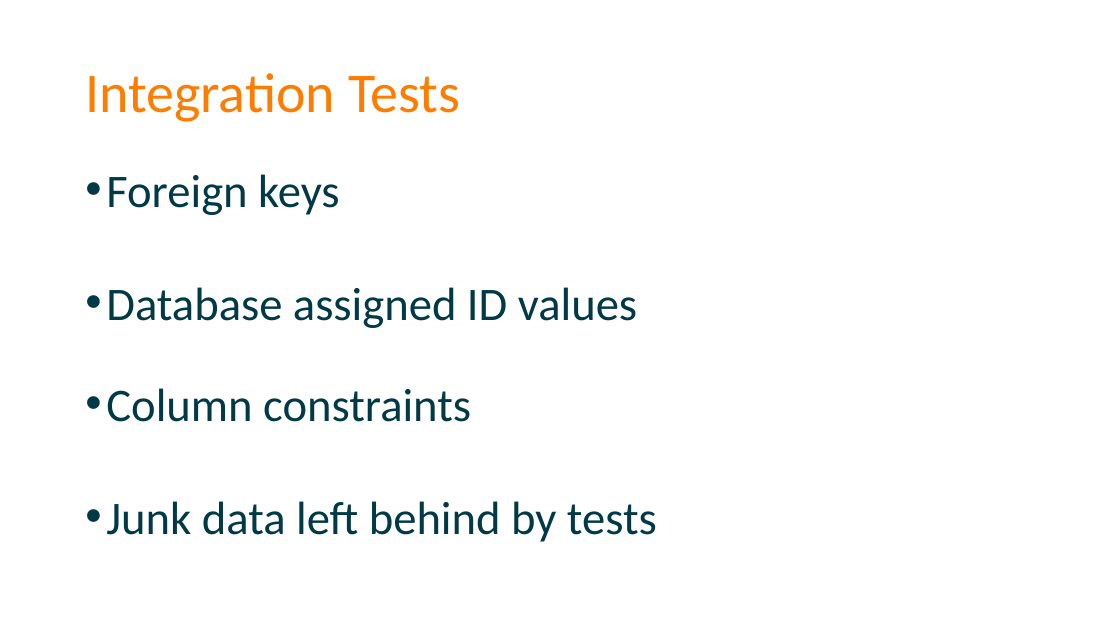
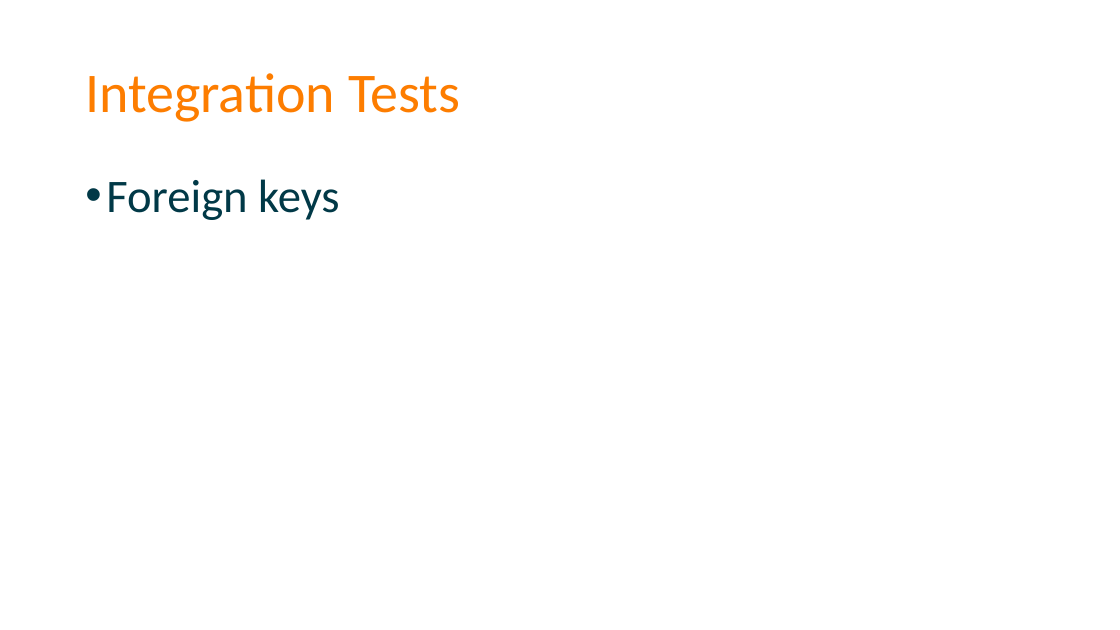
Before and after one commit to spetryjohnson/Talk-Patterns_of_Effective_Test_Setup, a slide deck: slide 78 of POETS - CodeMash 2017.pptx (slide 77 before the commit). Drawn at 1120x630 pixels with LibreOffice and Linux fonts; fonts in the diff are those of the drawing. Boxes give left, top, right and bottom in pixels: in the first picture for what was removed or moved away, otherwise in the second. Text is boxed around its words. In the diff, an @@ line names an element or a change of style, - is before the commit and + after.

Commit message:
Added #1 rule of integration tests

```diff
--- a/POETS - CodeMash 2017.pptx
+++ b/POETS - CodeMash 2017.pptx
@@ text "Foreign keys" at (106,179,340,220): line spacing 0.8 to 0.9 @@
@@ text at (106,287,657,542): paragraphs removed @@
-• Database assigned ID values
-• Column constraints
-• Junk data left behind by tests
```
Also in this commit, not shown: 5 other slides changed, 8 slides added, 3 slides removed, 1 other file.
